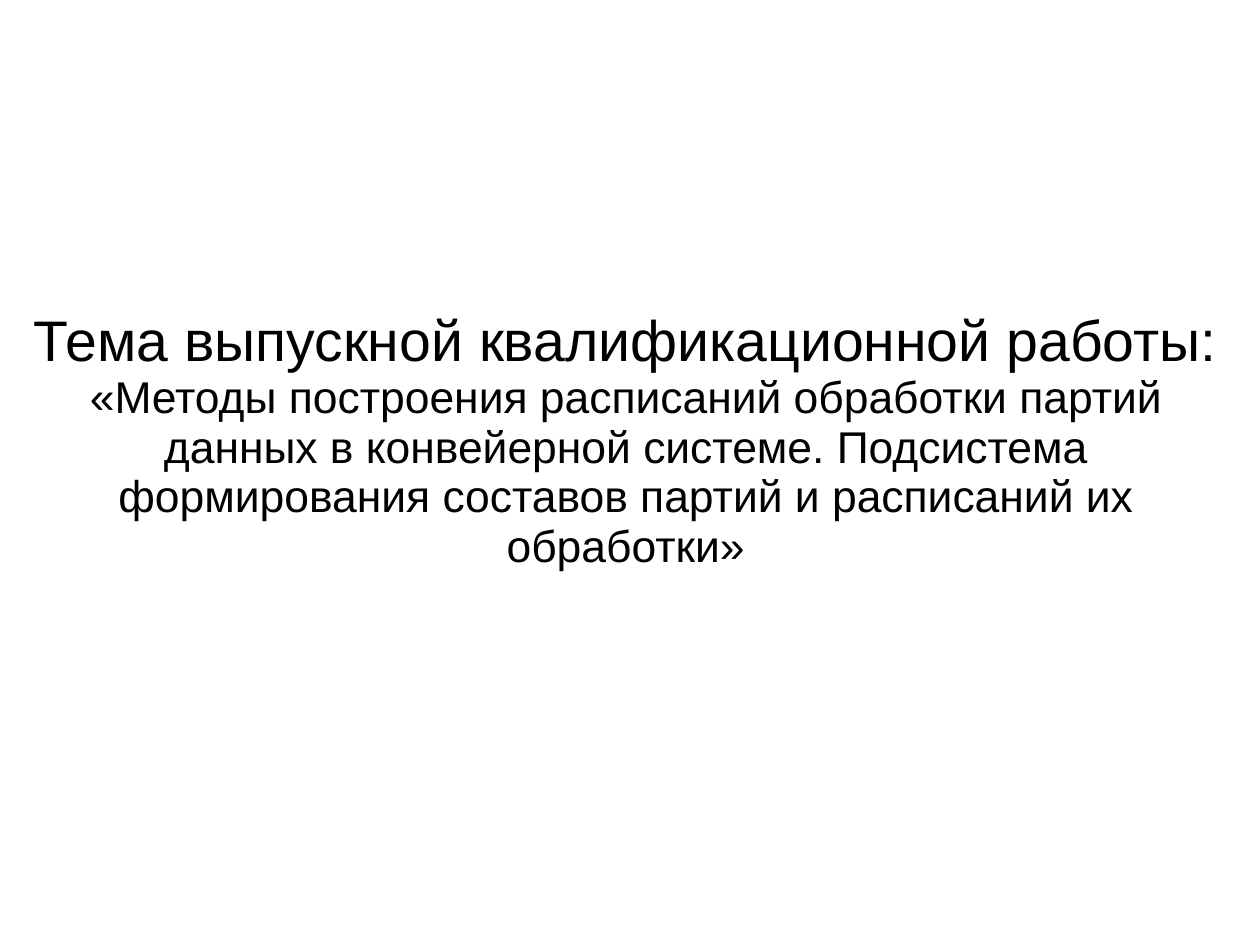
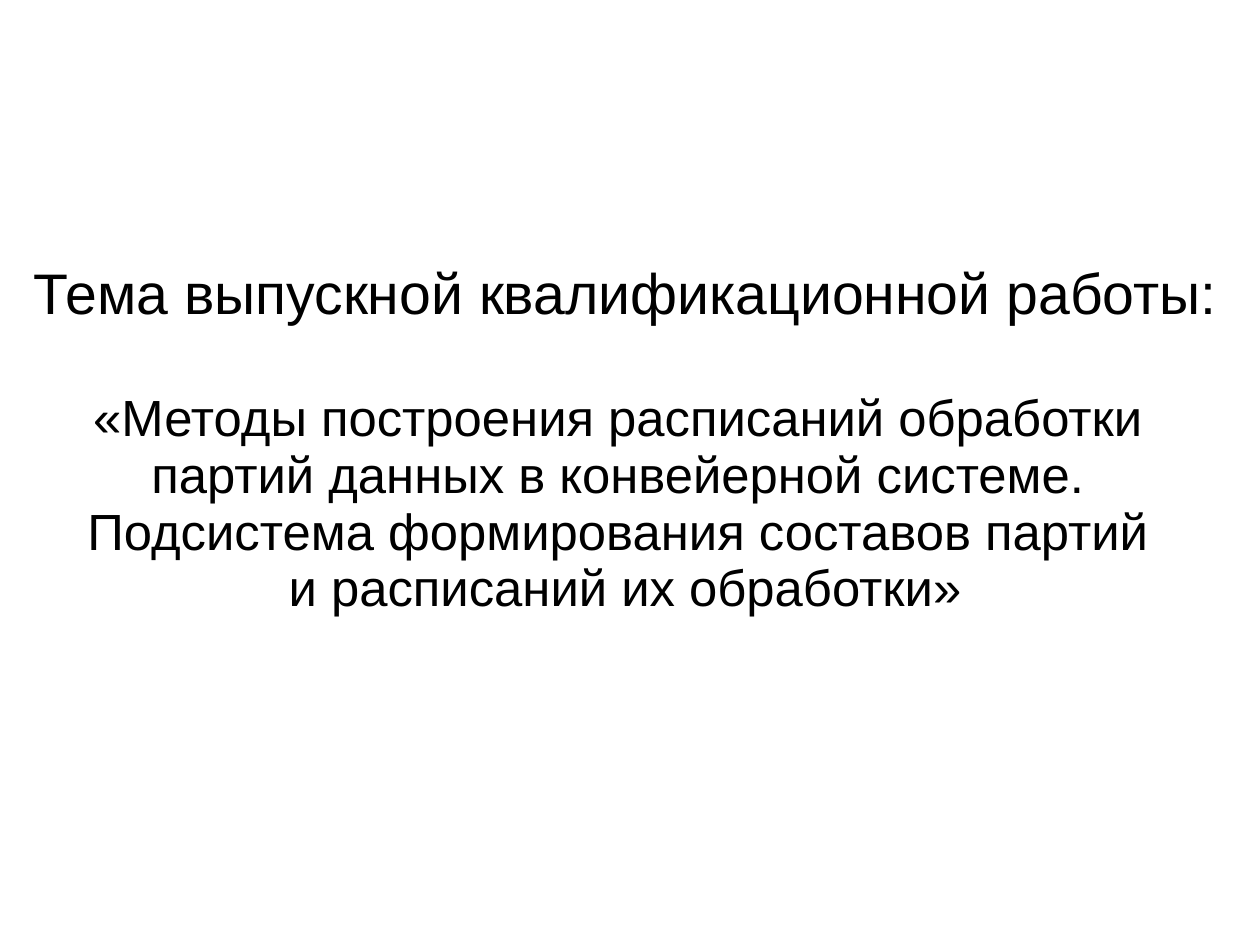
Before and after one commit to sasha2567/diplom, a slide deck: slide 1 of К защите/Саша/В диплом/На защиту/На защиту.pptx. Drawn at 1260x945 pixels with LibreOffice and Linux fonts; fonts in the diff are those of the drawing. Boxes give left, top, right and bottom in pixels: in the first picture for what was removed or moved away, otherwise in the second. Text is boxed around its words. In the diff, an @@ line names an element or a change of style, - is before the commit and + after.

```diff
--- a/К защите/Саша/В диплом/На защиту/На защиту.pptx
+++ b/К защите/Саша/В диплом/На защиту/На защиту.pptx
@@ text at <box>87,398,1148,617</box>: size 28 to 32 pt in "«Методы построения расписаний обработки партий данных в ..." @@
```
Also in this commit, not shown: 9 other slides changed, 1 other file.
